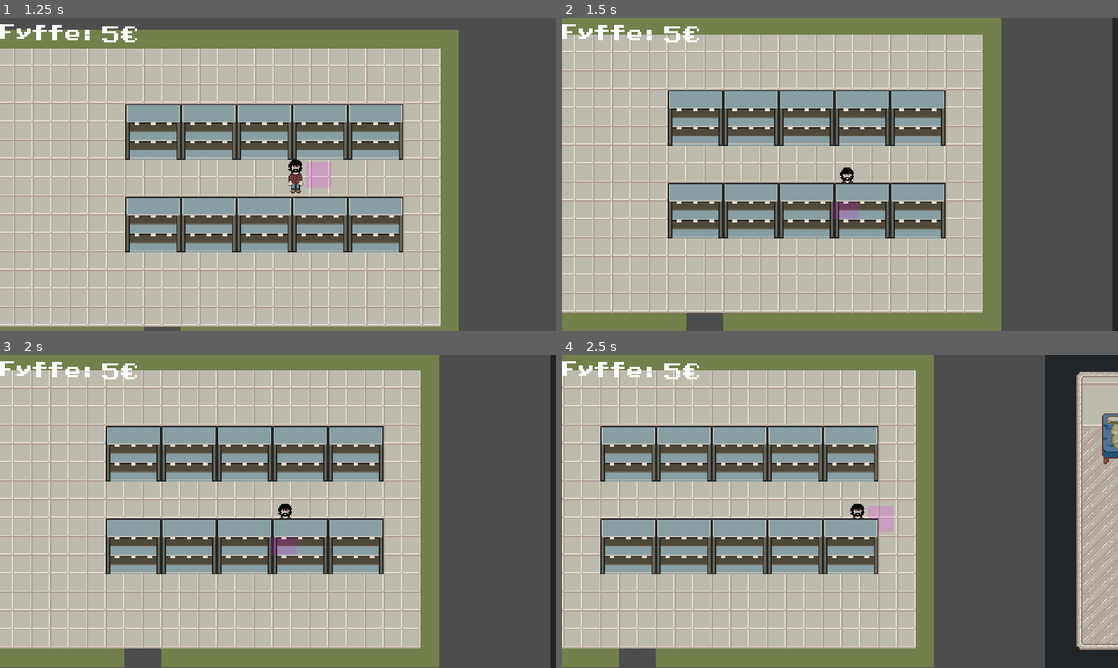
Above: before the commit, frames 1-4 (two rows, left to right).
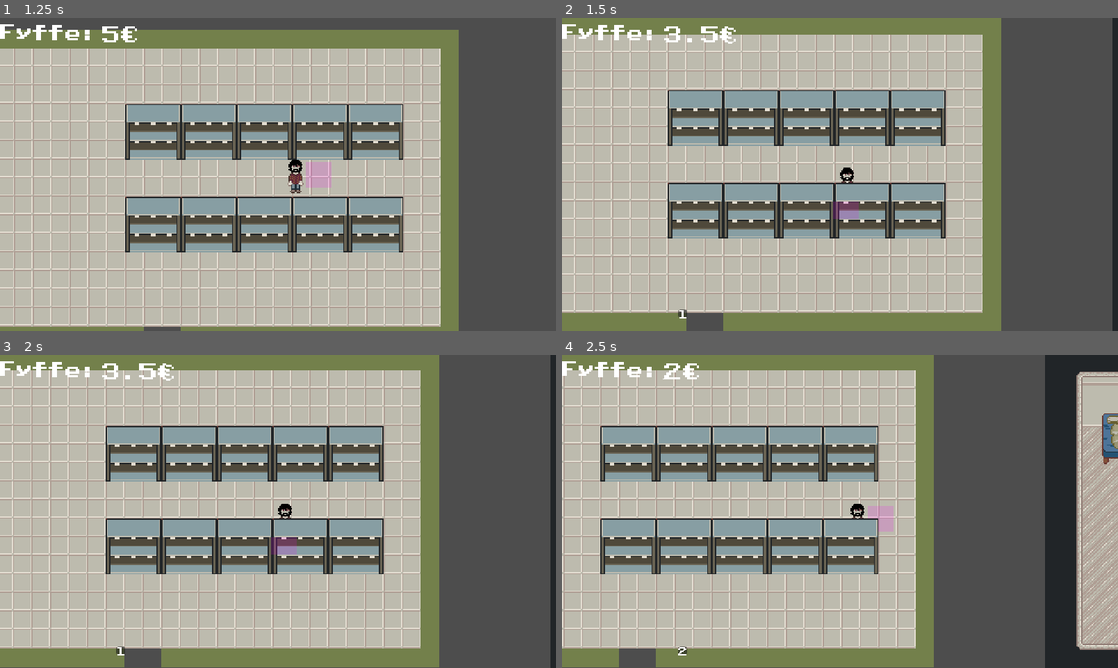
Above: after the commit, the same moments.

Repository: Rotta-Games/moonshine_valley
Game: Godot game, scene res://scenes/game.tscn
Two runs of this game, one before a commit and one after it. Both use one fixed random seed, a clock stepped at 60 frames per second and the inputs below. This scene is started directly instead of the project's main scene.
Inputs:
- Up to frame 1 (1.25 s): tap Enter at 0.5 s; hold D (move_right) from 0.53 s (still down); hold E (player_action) from 0.53 s (still down)
- Up to frame 2 (1.5 s): release D (move_right) at 1.28 s; release E (player_action) at 1.28 s; hold S (move_down) from 1.28 s (still down); tap E (player_action) at 1.35 s
- Up to frame 3 (2 s): keep holding S (move_down)
- Up to frame 4 (2.5 s): tap Space at 2 s; release S (move_down) at 2.03 s; hold D (move_right) from 2.03 s (still down); hold E (player_action) from 2.03 s (still down)

Frame 1 is identical in both runs. In frame 2, 0.3% of the frame differs, in the area x 18-32%, y 2-96%; in frame 3, 0.3%; in frame 4, 0.1%.

Commit message:
Update items

Diff:
--- a/scenes/items/bucket.tscn
+++ b/scenes/items/bucket.tscn
@@ -1,14 +1,24 @@
-[gd_scene load_steps=4 format=3 uid="uid://cp680pbem7jfl"]
+[gd_scene load_steps=6 format=3 uid="uid://bgd0g3783j5kc"]
 
 [ext_resource type="Script" path="res://scripts/yeast.gd" id="1_hrfrk"]
 [ext_resource type="Texture2D" uid="uid://pwk40xte5av0" path="res://assets/gfx/objects.png" id="2_mffd4"]
+[ext_resource type="Script" path="res://scripts/item.gd" id="2_tm7lg"]
 
 [sub_resource type="AtlasTexture" id="AtlasTexture_8wvoi"]
 atlas = ExtResource("2_mffd4")
 region = Rect2(0.237608, 0.187588, 16.08, 16.1211)
 
+[sub_resource type="Resource" id="Resource_sp2a0"]
+script = ExtResource("2_tm7lg")
+name = "Ämpäri"
+description = "Tämä on ämpäri"
+ui_icon = SubResource("AtlasTexture_8wvoi")
+stackable = false
+stack_size = 0
+
 [node name="Yeast" type="Node2D"]
 script = ExtResource("1_hrfrk")
+item = SubResource("Resource_sp2a0")
 
 [node name="Sprite" type="Sprite2D" parent="."]
 texture = SubResource("AtlasTexture_8wvoi")
--- a/scenes/items/sugar.tscn
+++ b/scenes/items/sugar.tscn
@@ -1,14 +1,24 @@
-[gd_scene load_steps=4 format=3 uid="uid://cvn375rwfep4y"]
+[gd_scene load_steps=6 format=3 uid="uid://cx24x6xg245d2"]
 
 [ext_resource type="Script" path="res://scripts/yeast.gd" id="1_4xgqd"]
 [ext_resource type="Texture2D" uid="uid://pwk40xte5av0" path="res://assets/gfx/objects.png" id="2_0p8fh"]
+[ext_resource type="Script" path="res://scripts/item.gd" id="2_iirhk"]
 
 [sub_resource type="AtlasTexture" id="AtlasTexture_8wvoi"]
 atlas = ExtResource("2_0p8fh")
 region = Rect2(31.5956, 0.15697, 16.2217, 16.845)
 
+[sub_resource type="Resource" id="Resource_dr30w"]
+script = ExtResource("2_iirhk")
+name = "Sokeri"
+description = "Tämä on sokeria"
+ui_icon = SubResource("AtlasTexture_8wvoi")
+stackable = true
+stack_size = 99
+
 [node name="Yeast" type="Node2D"]
 script = ExtResource("1_4xgqd")
+item = SubResource("Resource_dr30w")
 
 [node name="Sprite" type="Sprite2D" parent="."]
 texture = SubResource("AtlasTexture_8wvoi")
--- a/scenes/items/yeast.tscn
+++ b/scenes/items/yeast.tscn
@@ -1,14 +1,24 @@
-[gd_scene load_steps=4 format=3 uid="uid://b8wf73gfd1u1i"]
+[gd_scene load_steps=6 format=3 uid="uid://b8wf73gfd1u1i"]
 
 [ext_resource type="Script" path="res://scripts/yeast.gd" id="1_xy05g"]
+[ext_resource type="Script" path="res://scripts/item.gd" id="2_myusr"]
 [ext_resource type="Texture2D" uid="uid://pwk40xte5av0" path="res://assets/gfx/objects.png" id="2_oyply"]
 
 [sub_resource type="AtlasTexture" id="AtlasTexture_8wvoi"]
 atlas = ExtResource("2_oyply")
 region = Rect2(15.4846, 0.420004, 16.0535, 16.582)
 
+[sub_resource type="Resource" id="Resource_b14d5"]
+script = ExtResource("2_myusr")
+name = "Hiiva"
+description = "Tämä on hiivaa"
+ui_icon = SubResource("AtlasTexture_8wvoi")
+stackable = true
+stack_size = 99
+
 [node name="Yeast" type="Node2D"]
 script = ExtResource("1_xy05g")
+item = SubResource("Resource_b14d5")
 
 [node name="Sprite" type="Sprite2D" parent="."]
 texture = SubResource("AtlasTexture_8wvoi")
--- a/scripts/player.gd
+++ b/scripts/player.gd
@@ -142,28 +142,27 @@
 		Action.BUY_YEAST:
 			if money_amount_cents < yeast_price_cents:
 				return
-			#var yeast = self._new_yeast()
-			#var ok = inventory.add_item(yeast, 1)
-			var yea = yeast_scene.instantiate()
-			inventory.add_item(yea.item, 1)
-
-			#if ok:
-			#	money_amount_cents -= yeast_price_cents
+
+			var yeast_item = yeast_scene.instantiate()
+			var ok = inventory.add_item(yeast_item.item, 1)
+
+			if ok:
+				money_amount_cents -= yeast_price_cents
 
 		Action.BUY_SUGAR:
 			if money_amount_cents < sugar_price_cents:
 				return
-			#var sugar = self._new_sugar()
-			#var ok = inventory.add_item(sugar, 1)
-			#if ok:
-			#	money_amount_cents -= sugar_price_cents
+			var sugar_item = sugar_scene.instantiate()
+			var ok = inventory.add_item(sugar_item.item, 1)
+			if ok:
+				money_amount_cents -= sugar_price_cents
 		Action.BUY_BUCKET:
 			if money_amount_cents < bucket_price_cents:
 				return
-			#var bucket = self._new_bucket()
-			#var ok = inventory.add_item(bucket, 1)
-			#if ok:
-			#	money_amount_cents -= bucket_price_cents
+			var bucket_item = bucket_scene.instantiate()
+			var ok = inventory.add_item(bucket_item.item, 1)
+			if ok:
+				money_amount_cents -= bucket_price_cents
 		Action.ACT_BUCKET:
 			print("AUKASE ÄNPÄRI!")
 
